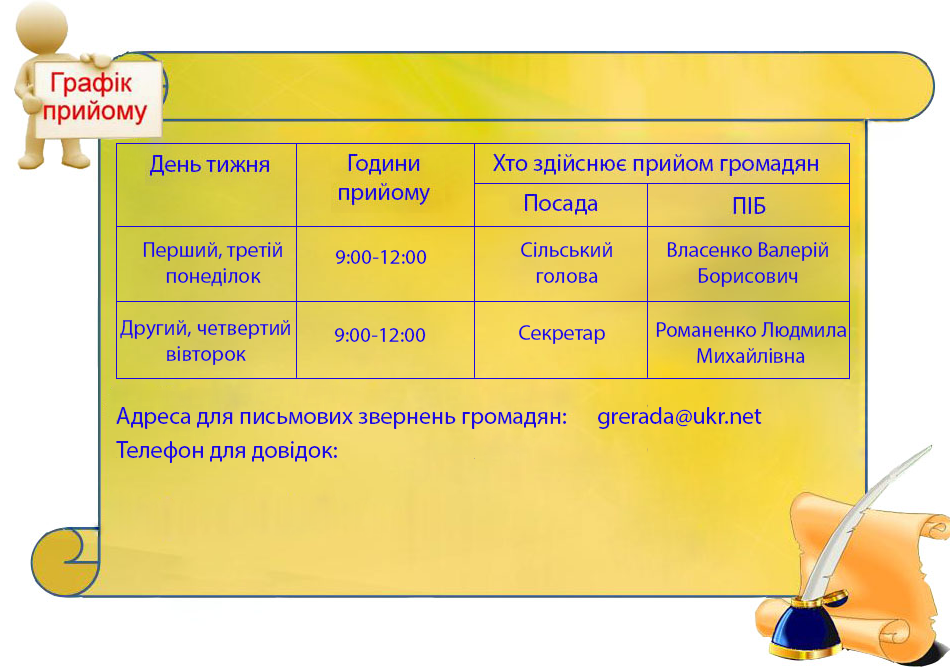
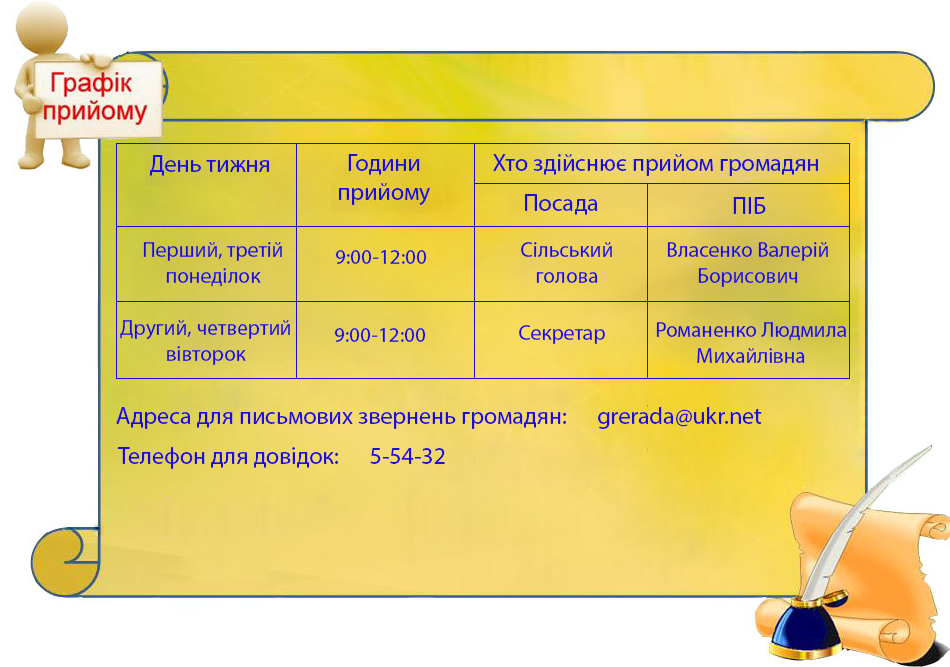
Layers edited between the first and the second 950 × 667 image:
renamed "Телефон для довідок:" to "Телефон для довідок: 5-54-32", painted on it over 116, 441, 445, 469
